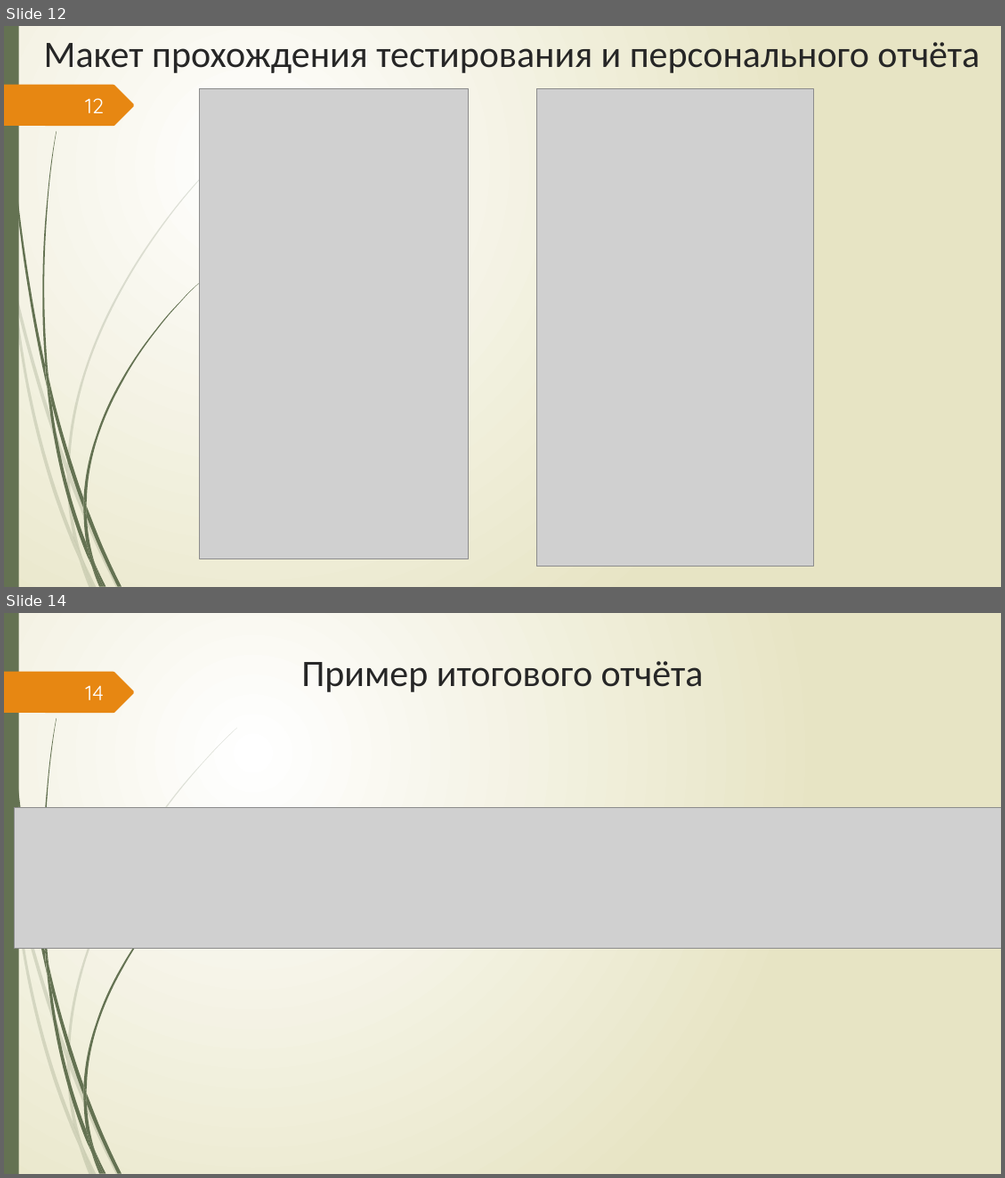
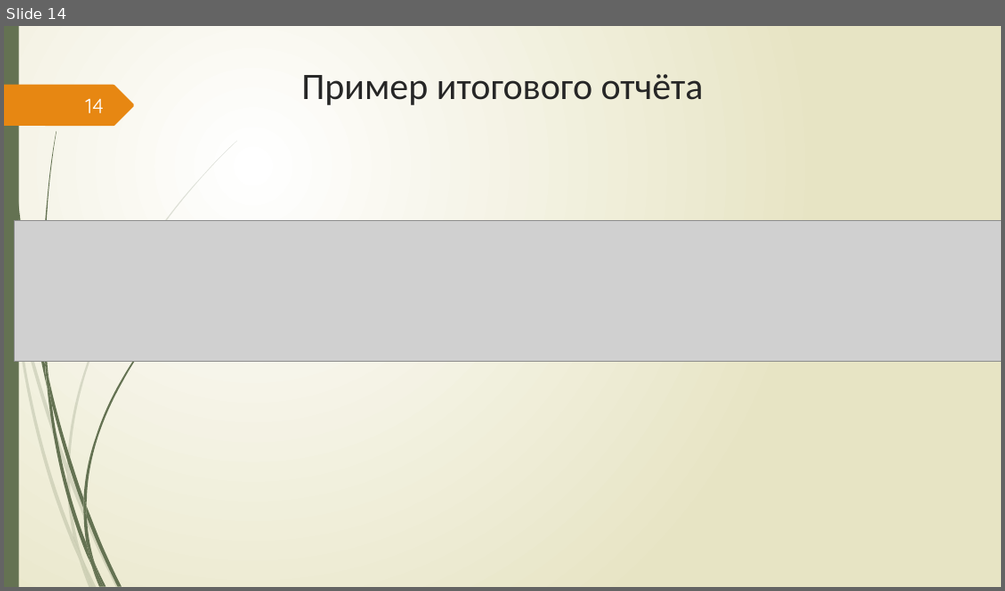
Before and after one commit to Csar9000/Quality-of-life-assessment-system, a slide deck: Документы/Презентация ВКР.pptx. Shown one above the other, each under a label of ours: slides 12 and 14 before the commit, slide 14 after it; the slides between them are not shown. The pictures are 1005x1178 and 1005x591 pixels, drawn with LibreOffice and Linux fonts; fonts in the diff are those of the drawing; grey boxes stand for pictures. Boxes give left, top, right and bottom in pixels: in the first picture for what was removed or moved away, otherwise in the second. Text is boxed around its words. In the diff, an @@ line names an element or a change of style, - is before the commit and + after.

```diff
--- a/Документы/Презентация ВКР.pptx
+++ b/Документы/Презентация ВКР.pptx
@@ slide 12 removed at box(4, 26, 1001, 587), background gradient #FFFFFF to #E8E6C4; not listed: 24 template elements that a slide beside it also shows @@
@@ title removed at box(44, 42, 979, 73) @@
-Макет прохождения тестирования и персонального отчёта
@@ page number removed at box(85, 98, 104, 113) @@
-12
@@ picture removed at box(200, 88, 469, 558) @@
@@ picture removed at box(536, 89, 813, 566) @@
```
Also in this commit, not shown: 6 slides changed, 2 slides added, 2 other slides removed, 1 other file.
